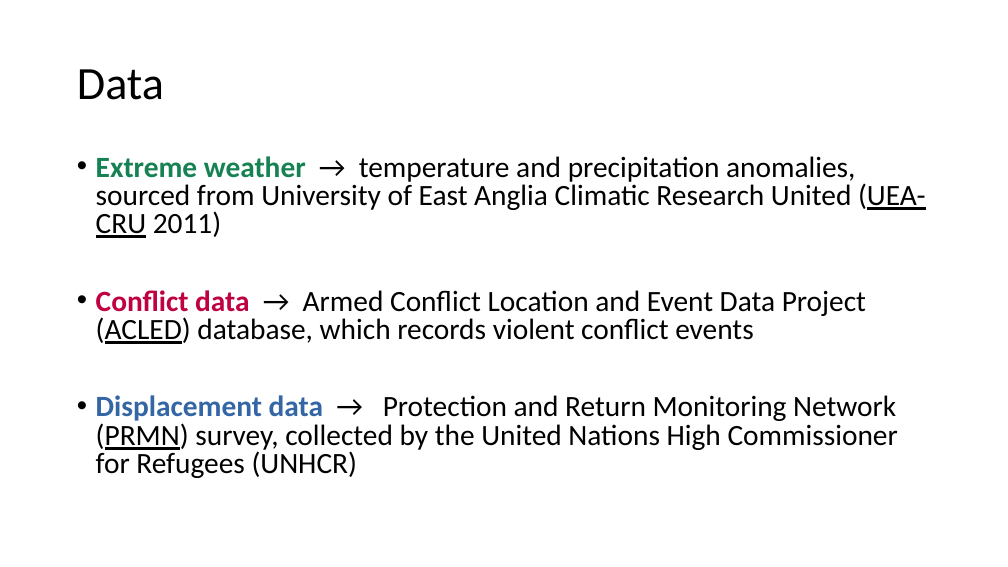
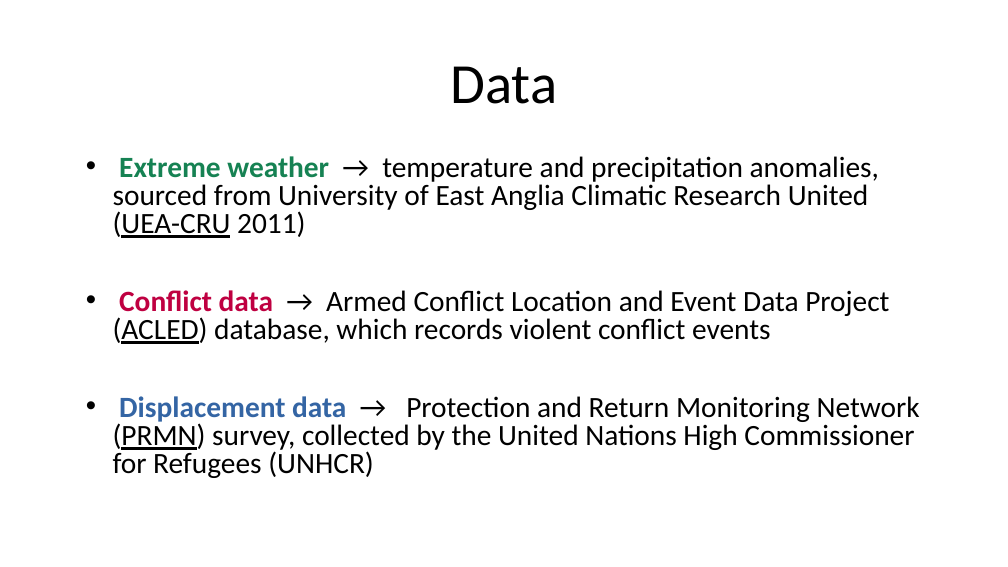
Before and after one commit to saraghivarello/Climate-and-conflict, a slide deck: slide 4 of Weather, conflicts and IDPs in Somalia_isi.odp. Drawn at 1008x567 pixels with LibreOffice and Linux fonts; fonts in the diff are those of the drawing. Boxes give left, top, right and bottom in pixels: in the first picture for what was removed or moved away, otherwise in the second. Text is boxed around its words. In the diff, an @@ line names an element or a change of style, - is before the commit and + after.

```diff
--- a/Weather, conflicts and IDPs in Somalia_isi.odp
+++ b/Weather, conflicts and IDPs in Somalia_isi.odp
@@ title "Data" at [450,66,557,104]: size 44 to 54 pt; alignment left to centre @@
@@ text "Extreme weather → temperature and ..." at [113,156,920,478]: indent changed @@
```
Also in this commit, not shown: 8 other slides changed, 4 slides added, 4 slides removed, 1 other file.
